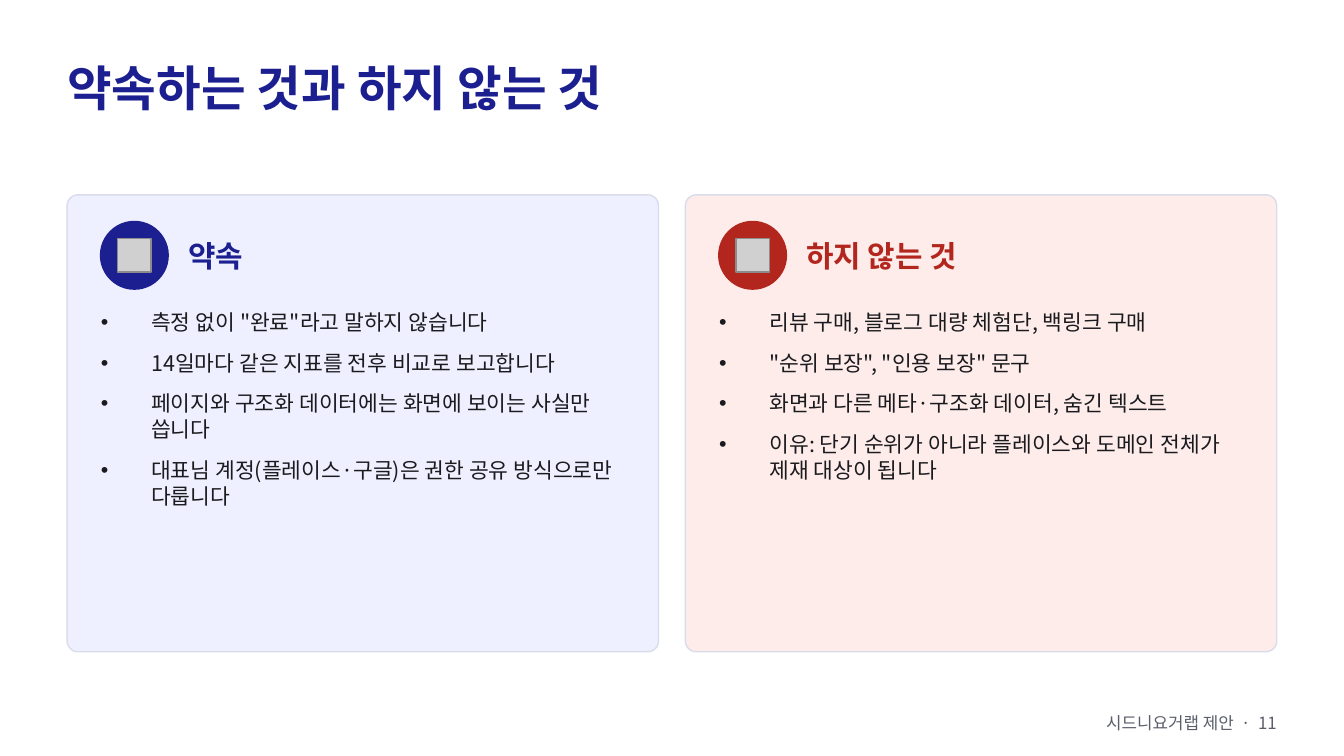
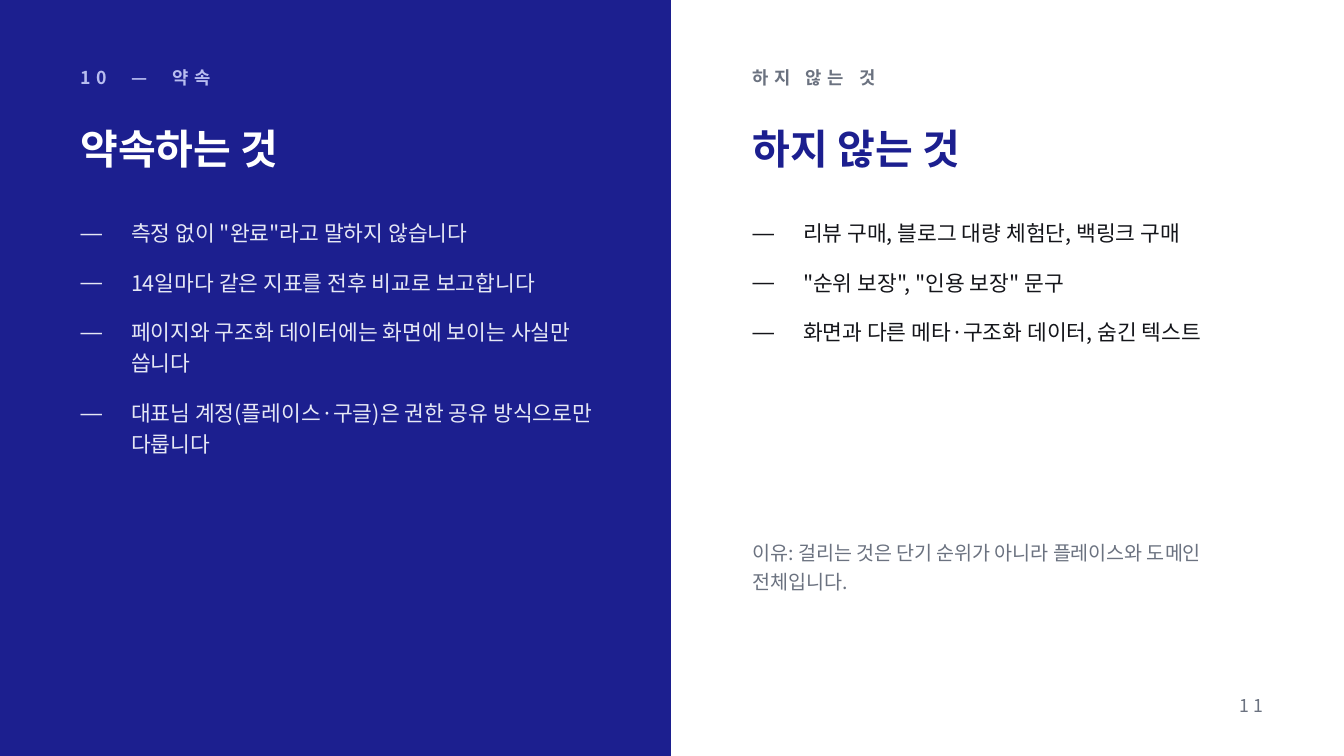
Before and after one commit to severaljama-hue/advertising-agency, a slide deck: slide 11 of docs/sydney-yogurt-lab/proposal.pptx. Drawn at 1344x756 pixels with LibreOffice and Linux fonts; fonts in the diff are those of the drawing; grey boxes stand for pictures. Boxes give left, top, right and bottom in pixels: in the first picture for what was removed or moved away, otherwise in the second. Text is boxed around its words. In the diff, an @@ line names an element or a change of style, - is before the commit and + after.

```diff
--- a/docs/sydney-yogurt-lab/proposal.pptx
+++ b/docs/sydney-yogurt-lab/proposal.pptx
@@ rectangle added at box(0, 0, 672, 755), fill #1C1F8F, outline #1C1F8F 1 pt @@
@@ rectangle added at box(672, 0, 1344, 755), fill #FFFFFF, outline #FFFFFF 1 pt @@
@@ text at box(81, 69, 211, 86): text changed; size 16 to 9.5 pt; text colour #1C1F8F to #B8BDF0 @@
-약속
+10 — 약속
@@ text at box(753, 69, 875, 86): text changed; size 26 to 9.5 pt; text colour #1C1F8F to #6B7280 @@
-약속하는 것과 하지 않는 것
+하지 않는 것
@@ text "하지 않는 것": place and size @@
-text "하지 않는 것" at box(806, 242, 956, 270)
+text "하지 않는 것" at box(753, 129, 960, 168)
@@ text "하지 않는 것" at box(753, 129, 960, 168): size 16 to 22 pt, text colour #B3261E to #1C1F8F @@
@@ text added at box(81, 129, 279, 168), 22 pt, text #FFFFFF, bold @@
+약속하는 것
@@ rounded rectangle removed at box(67, 195, 659, 652) @@
@@ rounded rectangle removed at box(685, 195, 1277, 652) @@
@@ text "측정 없이 "완료"라고 말하지 않습니다": place and size @@
-text "측정 없이 "완료"라고 말하지 않습니다" at box(151, 312, 613, 506)
+text "측정 없이 "완료"라고 말하지 않습니다" at box(131, 223, 592, 454)
@@ text "측정 없이 "완료"라고 말하지 않습니다" at box(131, 223, 592, 454): text colour #1B1B1F to #E6E8F5; bullet • to —; line spacing 1 to 1.2; more space between paragraphs @@
@@ ellipse removed at box(101, 222, 168, 289) @@
@@ picture removed at box(118, 238, 152, 271) @@
@@ ellipse removed at box(719, 222, 786, 289) @@
@@ picture removed at box(735, 238, 769, 271) @@
@@ text "리뷰 구매, 블로그 대량 체험단, ...": place and size @@
-text "리뷰 구매, 블로그 대량 체험단, ..." at box(769, 312, 1219, 480)
+text "리뷰 구매, 블로그 대량 체험단, ..." at box(803, 223, 1201, 344)
@@ text "리뷰 구매, 블로그 대량 체험단, ..." at box(803, 223, 1201, 344): text colour #1B1B1F to #14151A; bullet • to —; line spacing 1 to 1.2; more space between paragraphs @@
@@ text at box(769, 434, 1219, 480): paragraph removed @@
-• 이유: 단기 순위가 아니라 플레이스와 도메인 전체가 제재 대상이 됩니다
@@ text added at box(753, 544, 1201, 591), 10.5 pt, text #6B7280 @@
+이유: 걸리는 것은 단기 순위가 아니라 플레이스와 도메인 전체입니다.
@@ text removed at box(1106, 715, 1277, 731) @@
-시드니요거랩 제안 · 11
@@ text added at box(1240, 699, 1263, 712), 9.5 pt, text #6B7280 @@
+11
```
Also in this commit, not shown: 11 other slides changed.
